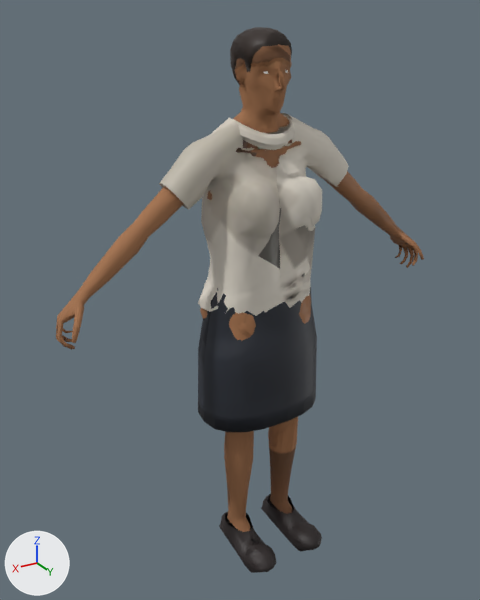
The glTF model game/assets/characters/pedestrian_office_f.glb as it was, and as the next commit left it.
Camera for both pictures: a camera (50 mm lens) standing at (1.038, 1.59, 1.712) and looking at (0.052, -0.053, 0.89). Every picture has the same lights, and +X, +Y and +Z are marked at lower left. The first picture is the older version. Objects named as collision shapes, trigger or cutter boxes, shadow casters or lower levels of detail are left out. Vertices at exactly the same position are counted once.

The first picture shows 'lod0'.
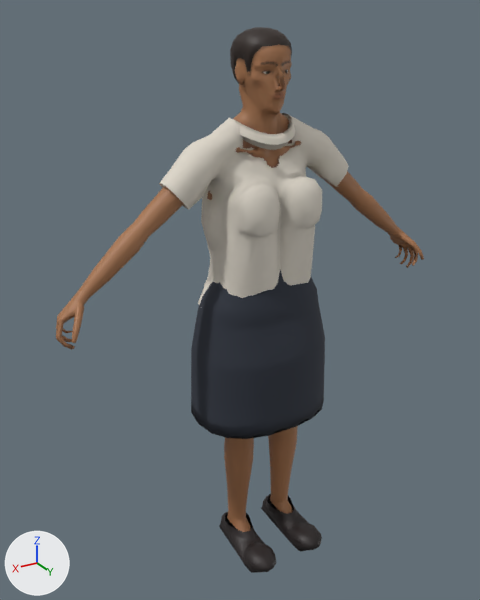
Boxes [x1, y1, x2, y2] around the edits, measured in the pictures (480 x 600 px; the box of a moved part takes in the faces that stretch with it):
part 1 of me_lod0, deleted: before [200, 308, 208, 319]
part 2 of me_lod0, deleted (brown): before [229, 312, 256, 341]
part 3 of me_lod0, deleted: before [299, 294, 311, 324]
part 4 of me_lod0, moved or reshaped: before [81, 77, 398, 523]; after [56, 50, 421, 523]
part 5 of me_lod0, surface changed: [56, 31, 416, 572] in both

Edits to the bpy script that builds the scene:
```text
Change me_lod0:
    used by ob_lod0; location = (0.0, 0.0, 0.0)
    remove me_lod0.from_pydata(...)  # 3665 vertices, 5178 faces; spans x -0.64..0.64, y -0.18..0.21, z 0.0..1.68
    add me_lod0.from_pydata(...)  # 3524 vertices, 5178 faces; spans x -0.64..0.64, y -0.21..0.21, z 0.0..1.68
    me_lod0 part 1: the loose piece of 71 vertices spanning x 0.09..0.18, y -0.14..-0.04, z 0.84..0.9 is deleted
    me_lod0 part 2: the loose piece of 64 vertices spanning x 0.06..0.15, y 0.05..0.08, z 0.81..0.92 is deleted
    me_lod0 part 3: the loose piece of 56 vertices spanning x -0.15..-0.07, y 0.04..0.08, z 0.82..0.92 is deleted
    me_lod0 part 4: 193 vertices moved from x -0.21..0.52, y -0.18..0.11, z 0.46..1.6 to x -0.22..0.52, y -0.21..0.15, z 0.46..1.6; 560 vertices removed from x -0.63..0.55, y -0.14..0.09, z 0.07..1.54; 610 vertices added at x -0.63..0.63, y -0.13..0.12, z 0.07..1.63
    me_lod0 part 5: 3651 kept faces spanning x -0.64..0.64, y -0.21..0.21, z 0.0..1.68 get new texture (UV) coordinates
```
